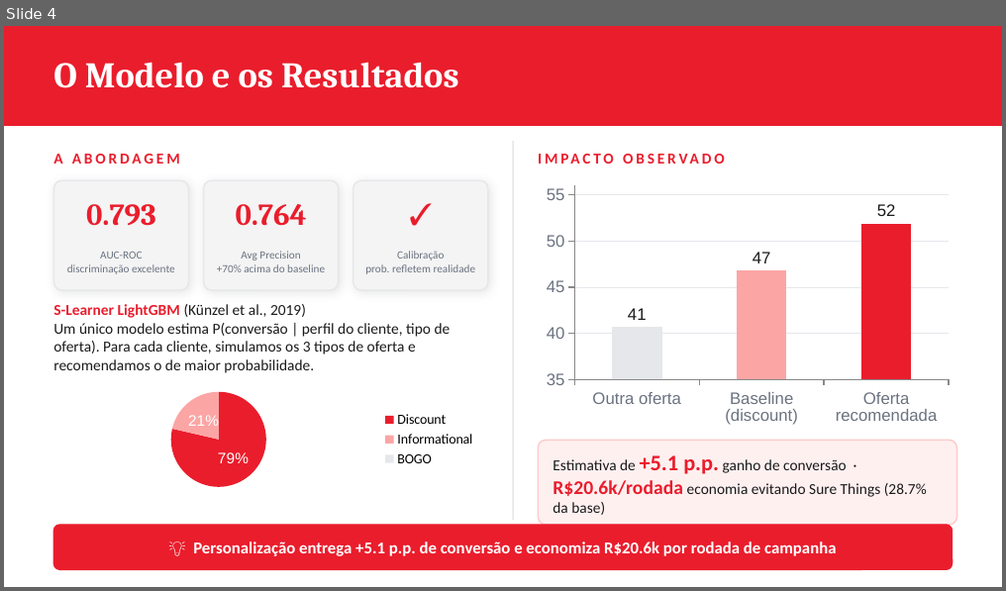
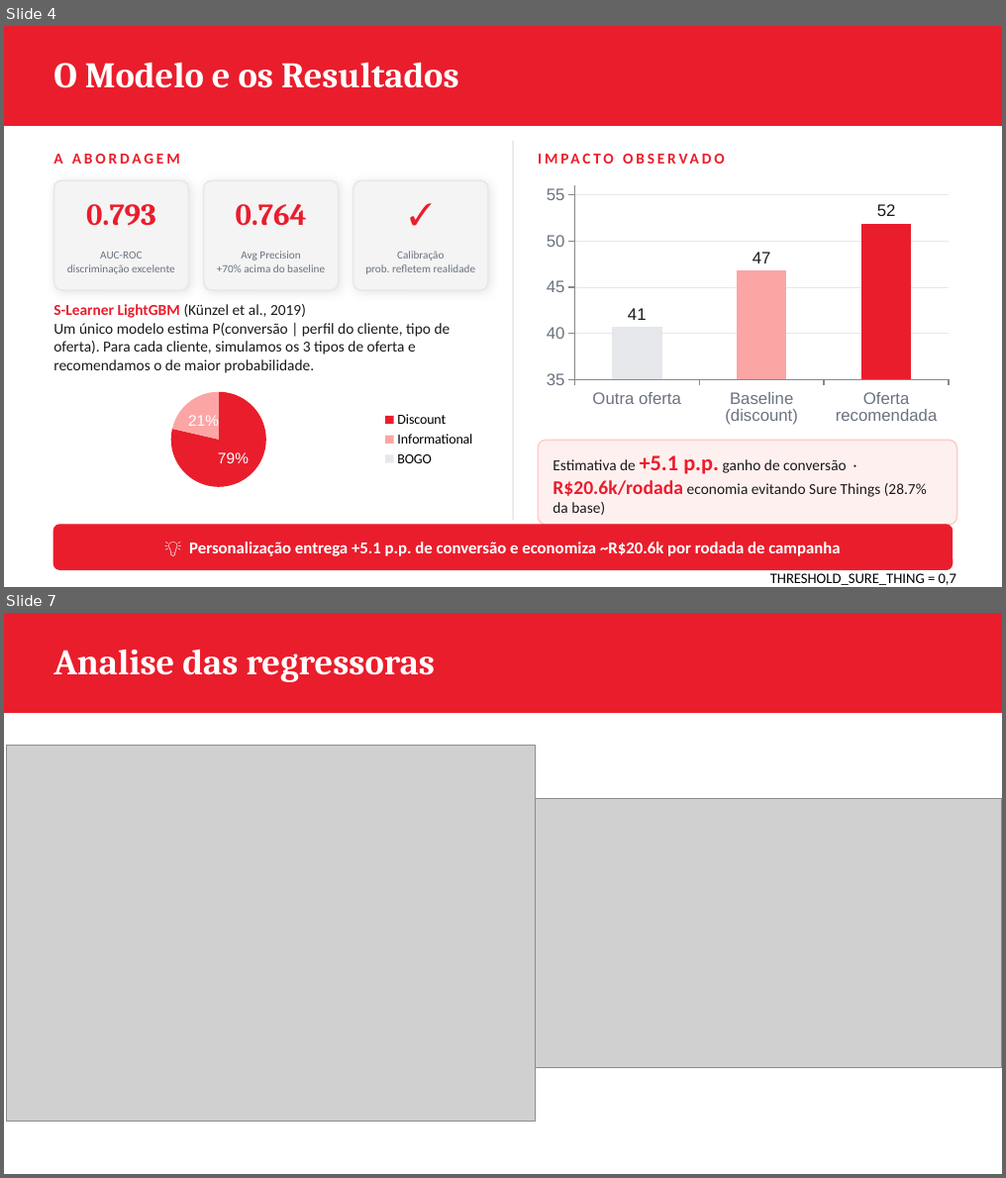
Before and after one commit to ana-clara-fernandes/ifood-case202606, a slide deck: presentation/ifood_case_presentation_AnaClaraFernandes.pptx. Shown one above the other, each under a label of ours: slide 4 before the commit, slides 4 and 7 after it; the slides between them are not shown. The pictures are 1006x591 and 1006x1178 pixels, drawn with LibreOffice and Linux fonts; fonts in the diff are those of the drawing; grey boxes stand for pictures. Boxes give left, top, right and bottom in pixels: in the first picture for what was removed or moved away, otherwise in the second. Text is boxed around its words. In the diff, an @@ line names an element or a change of style, - is before the commit and + after.

```diff
--- a/presentation/ifood_case_presentation_AnaClaraFernandes.pptx
+++ b/presentation/ifood_case_presentation_AnaClaraFernandes.pptx
@@ slide 7 added at bbox=[4, 613, 1002, 1174], background #FFFFFF @@
@@ rectangle added at bbox=[4, 613, 1002, 713], fill #EA1D2C, outline #EA1D2C 1 pt @@
@@ text added at bbox=[54, 649, 436, 682], 26 pt, text #FFFFFF, bold @@
+Analise das regressoras
@@ picture added at bbox=[6, 745, 535, 1122] @@
@@ picture added at bbox=[536, 798, 1002, 1068] @@
@@ slide 4 changed as well @@
@@ text at bbox=[189, 542, 840, 557]: text changed @@
-💡 Personalização entrega +5.1 p.p. de conversão e economiza R$20.6k por rodada de campanha
+💡 Personalização entrega +5.1 p.p. de conversão e economiza ~R$20.6k por rodada de campanha
@@ text added at bbox=[770, 573, 956, 585], 10.5 pt, text #000000 @@
+THRESHOLD_SURE_THING = 0,7
```
Also in this commit, not shown: 4 other slides changed, 1 other slide added, 1 other file.
